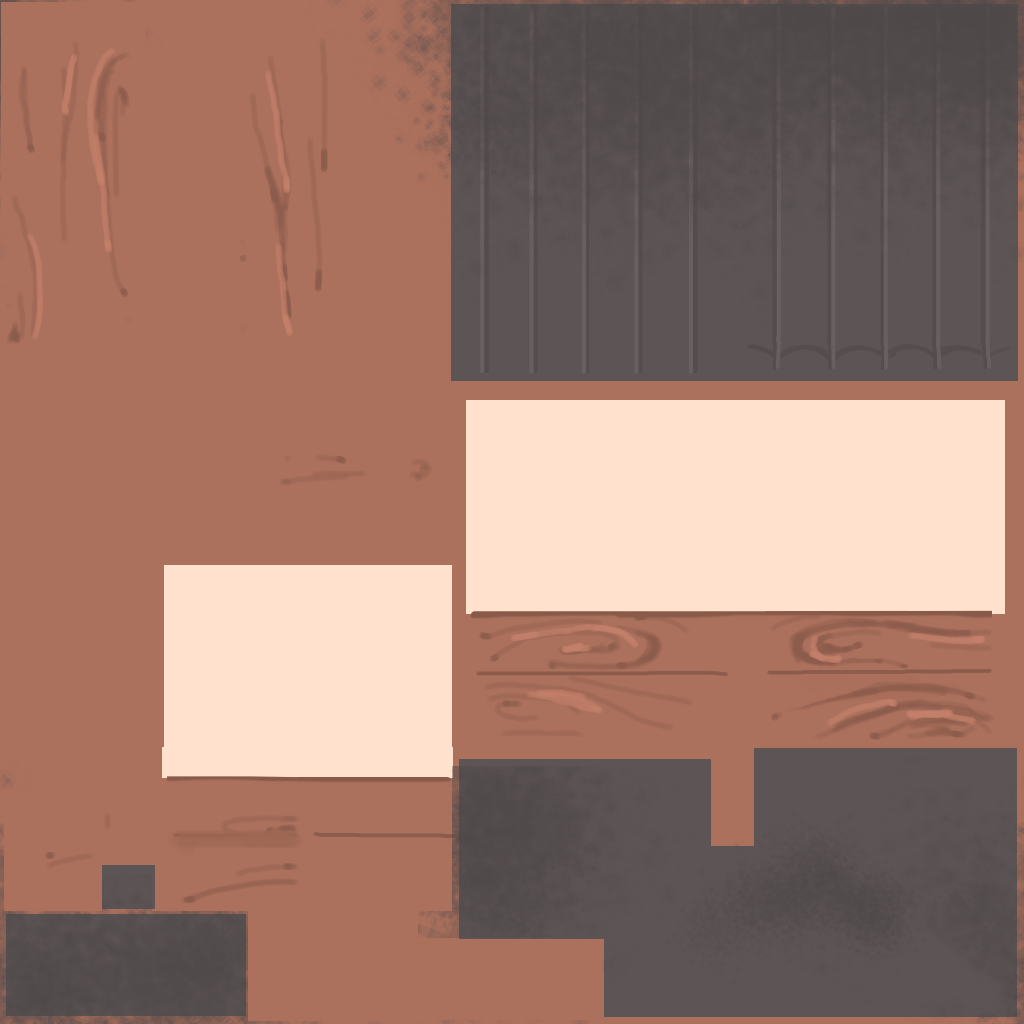
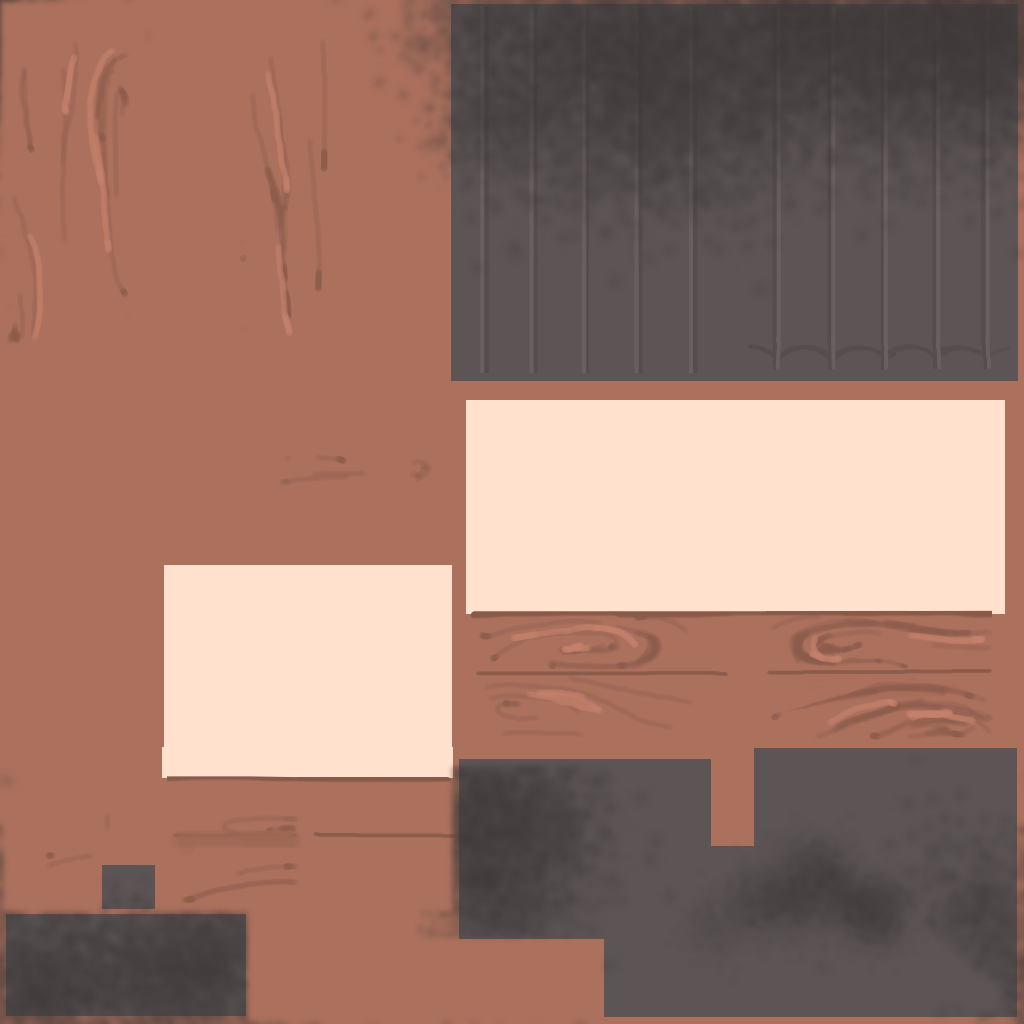
Layer changes from the first 1024 x 1024 image to the second:
painted on "Layer" (2nd of 9, in "Layer Set") over left=0, top=0, right=1024, bottom=1024
